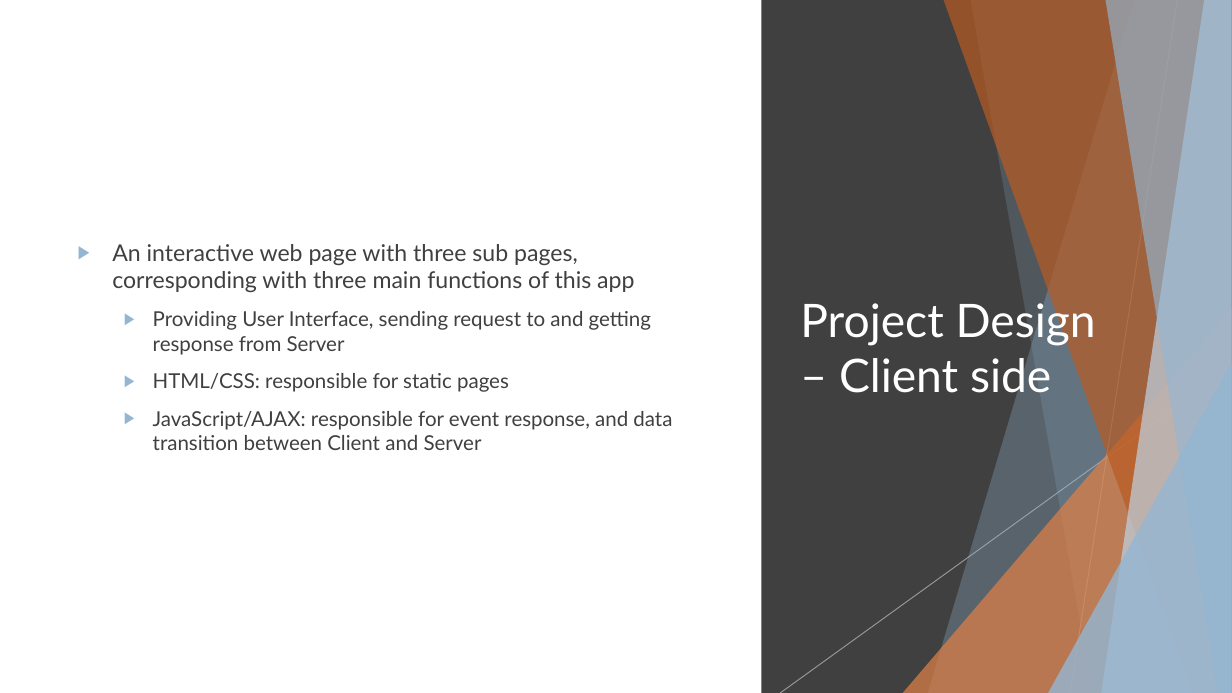
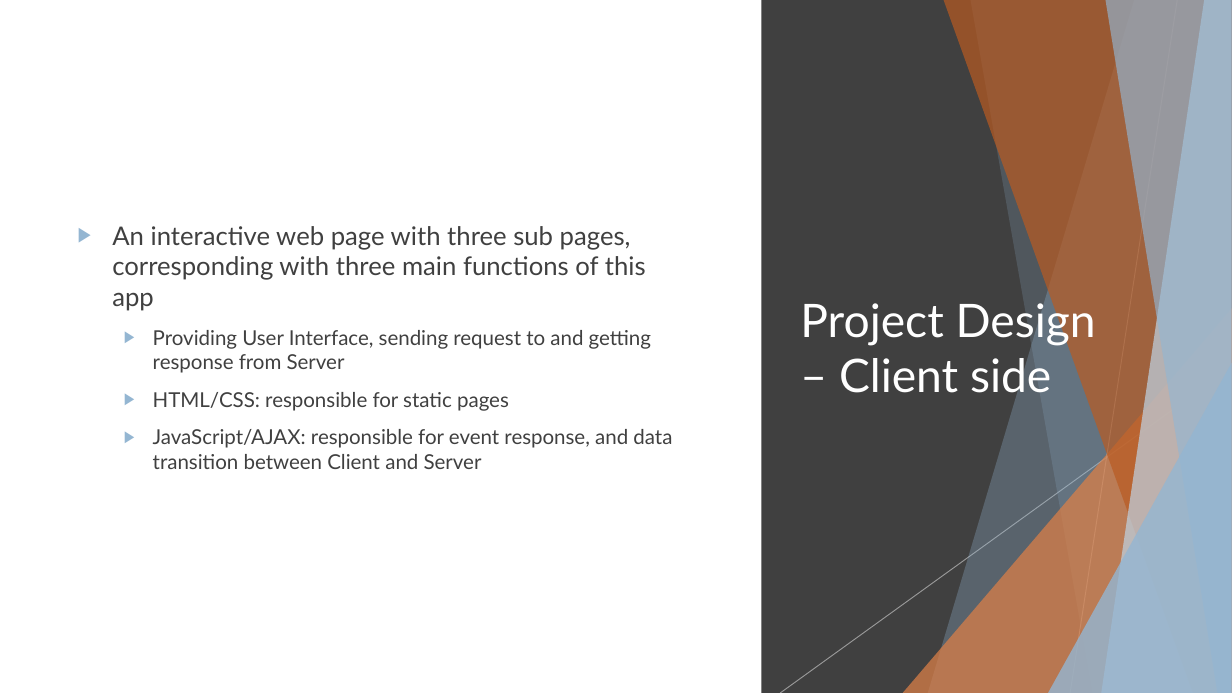
Before and after one commit to jrwang20/DB-project, a slide deck: slide 3 of In-class report Jianru Wang.pptx. Drawn at 1232x693 pixels with LibreOffice and Linux fonts; fonts in the diff are those of the drawing. Boxes give left, top, right and bottom in pixels: in the first picture for what was removed or moved away, otherwise in the second. Text is boxed around its words. In the diff, an @@ line names an element or a change of style, - is before the commit and + after.

```diff
--- a/In-class report Jianru Wang.pptx
+++ b/In-class report Jianru Wang.pptx
@@ text at [112, 226, 646, 311]: size 18 to 20 pt in "An interactive web page with three sub ..." @@
```
Also in this commit, not shown: 2 other slides changed.
